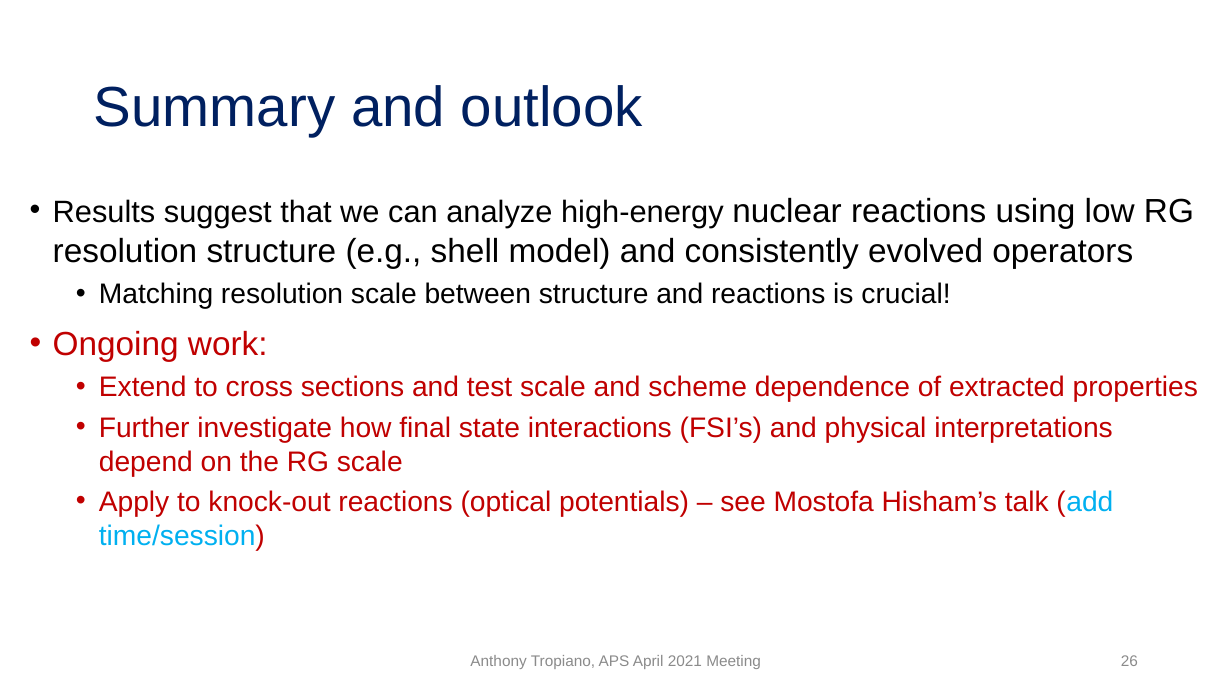
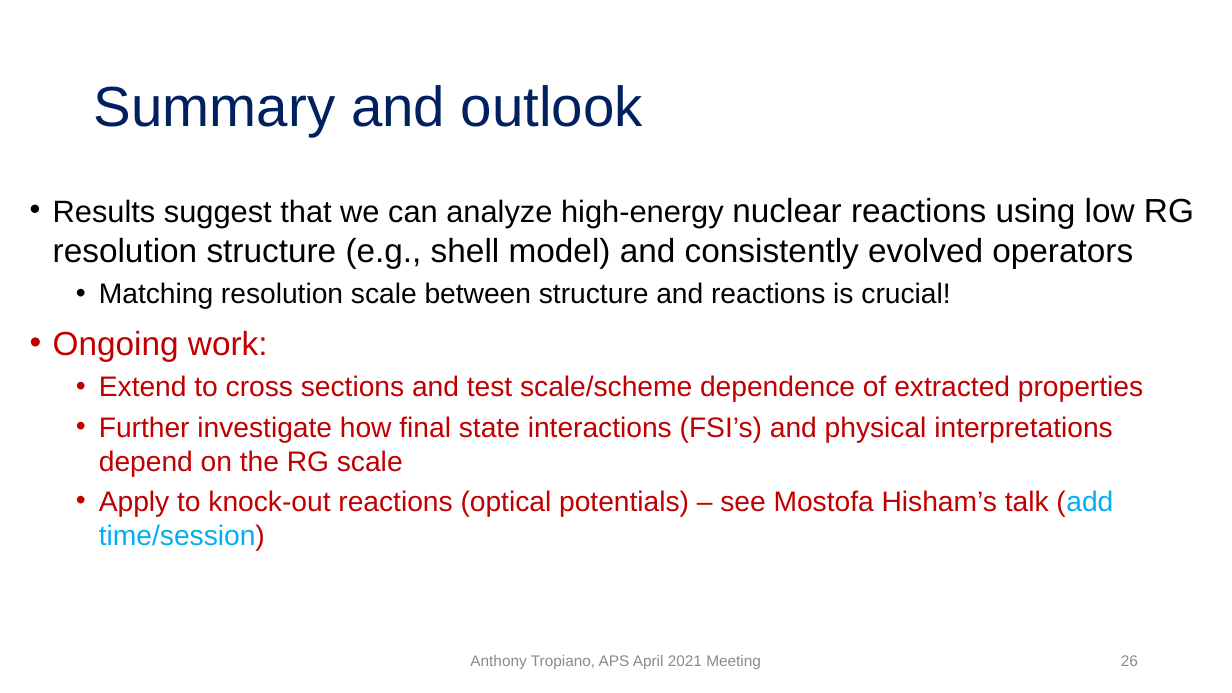
Before and after one commit to tropiano4/tropiano-srg, a slide deck: slide 26 of Presentations/APS_April2021/tropiano_aps_april2021.pptx. Drawn at 1232x693 pixels with LibreOffice and Linux fonts; fonts in the diff are those of the drawing. Boxes give left, top, right and bottom in pixels: in the first picture for what was removed or moved away, otherwise in the second. Text is boxed around its words. In the diff, an @@ line names an element or a change of style, - is before the commit and + after.

```diff
--- a/Presentations/APS_April2021/tropiano_aps_april2021.pptx
+++ b/Presentations/APS_April2021/tropiano_aps_april2021.pptx
@@ text at (99, 375, 1143, 402): text changed @@
-  • Extend to cross sections and test scale and scheme dependence of extracted properties
+  • Extend to cross sections and test scale/scheme dependence of extracted properties
```
Also in this commit, not shown: 6 other slides changed, 2 other files.
